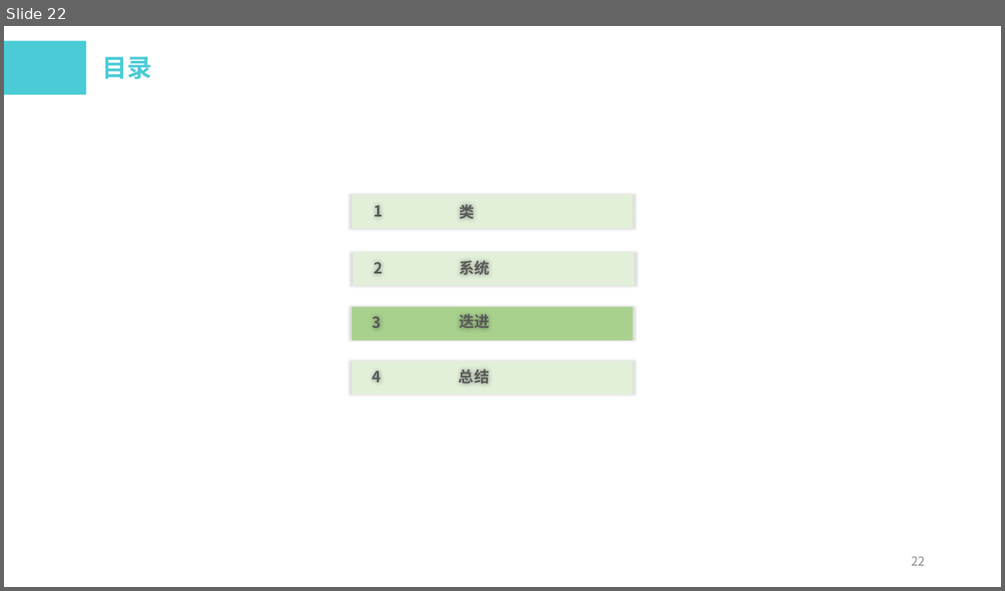
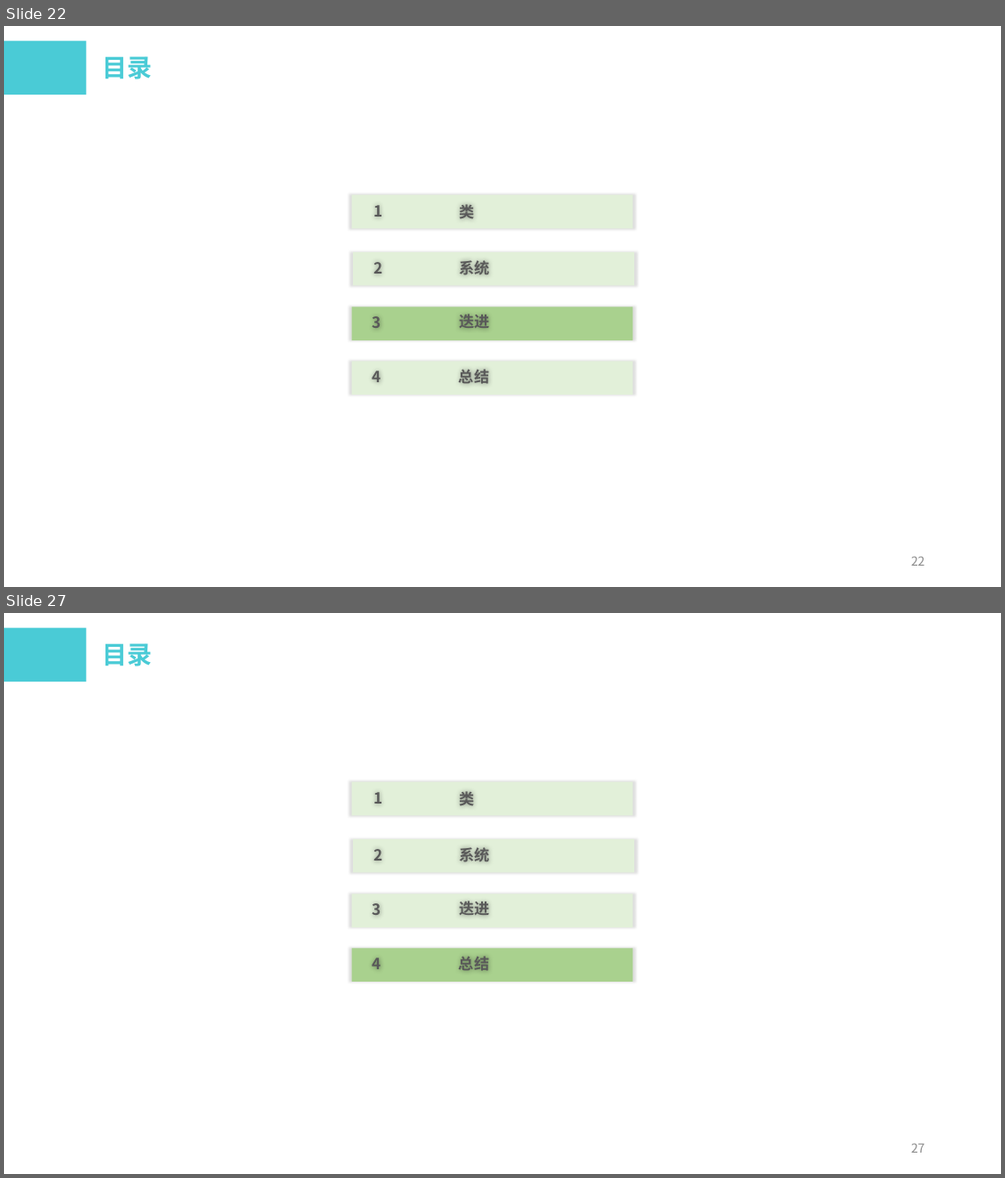
Before and after one commit to wangxm47/Transfer-folder, a slide deck: 前端学习班第4期.pptx. Shown one above the other, each under a label of ours: slide 22 before the commit, slides 22 and 27 after it; the slides between them are not shown. The pictures are 1005x591 and 1005x1178 pixels, drawn with LibreOffice and Linux fonts; fonts in the diff are those of the drawing; background and template pictures are left out. Boxes give left, top, right and bottom in pixels: in the first picture for what was removed or moved away, otherwise in the second. Text is boxed around its words. In the diff, an @@ line names an element or a change of style, - is before the commit and + after.

```diff
--- a/前端学习班第4期.pptx
+++ b/前端学习班第4期.pptx
@@ slide 27 added at (4,613,1001,1174), background #FFFFFF @@
@@ rectangle added at (4,628,86,682), fill #4ACBD6 @@
@@ text added at (102,643,152,666), 24 pt, text #4ACBD6, bold @@
+目录
@@ rectangle added at (352,782,633,816), fill #E2F0D9 @@
@@ text added at (373,792,382,803), 14.7 pt, text #595959, bold @@
+1
@@ text added at (459,788,474,809), 14.7 pt, text #595959, bold @@
+类
@@ rectangle added at (353,839,634,873), fill #E2F0D9 @@
@@ text added at (373,849,382,860), 14.7 pt, text #595959, bold @@
+2
@@ text added at (459,844,489,865), 14.7 pt, text #595959, bold @@
+系统
@@ rectangle added at (352,894,633,928), fill #E2F0D9 @@
@@ text added at (372,903,381,915), 14.7 pt, text #595959, bold @@
+3
@@ text added at (459,899,489,919), 14.7 pt, text #595959, bold @@
+迭进
@@ rectangle added at (352,948,633,981), fill #A9D18E @@
@@ text added at (372,957,381,969), 14.7 pt, text #595959, bold @@
+4
@@ text added at (459,953,489,973), 14.7 pt, text #595959, bold @@
+总结
@@ page number added at (911,1143,925,1152), 12 pt, text #8C8C8C @@
+27
```
Also in this commit, not shown: 2 slides changed, 4 other slides added, 5 slides removed.
